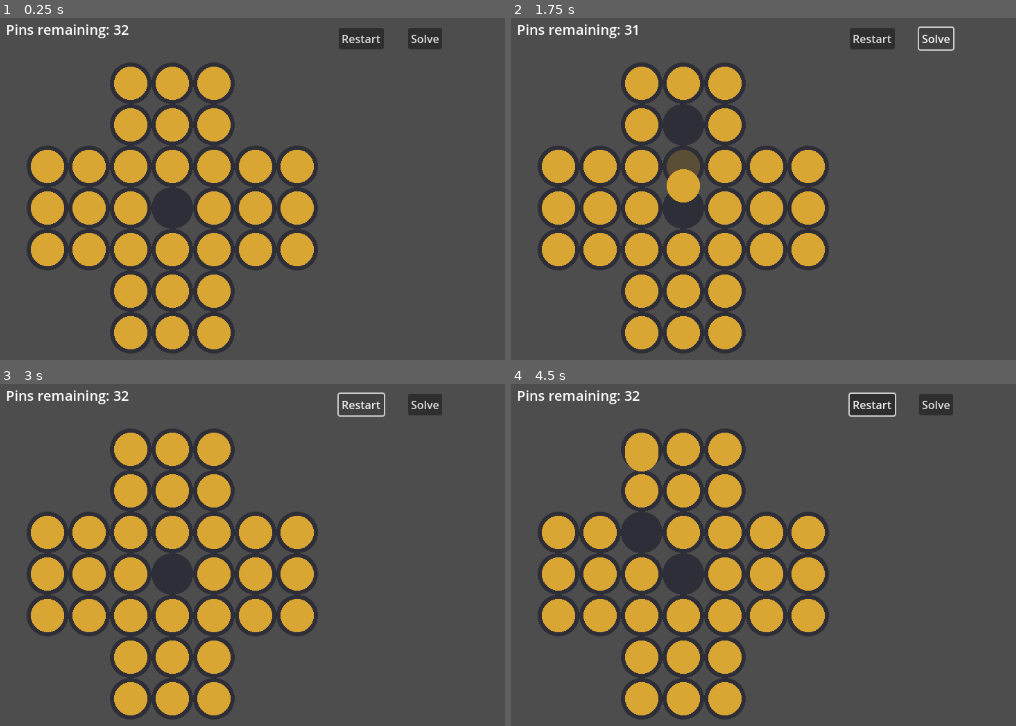
Above: before the commit, frames 1-4 (two rows, left to right).
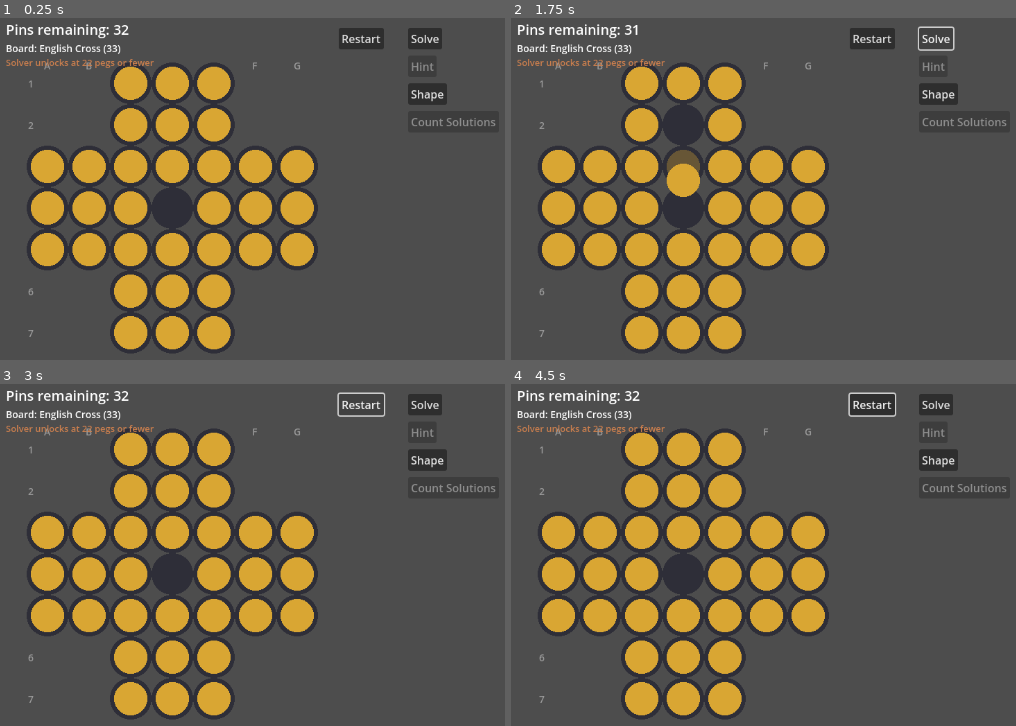
Above: after the commit, the same moments.

Repository: LucasHT22/solitaire-lucas
Game: Godot game, scene res://main.tscn
Two runs of this game, one before a commit and one after it. Both use one fixed random seed, a clock stepped at 60 frames per second and the inputs below.
Inputs (mouse positions are in pixels of both pictures, inside the frame that each line leads up to):
- Up to frame 1 (0.25 s): no input
- Up to frame 2 (1.75 s): click "Restart" at 0.5 s; click "Solve" at 1.25 s
- Up to frame 3 (3 s): click (429, 459) at 2 s, where only the run after the commit has a clickable "Shape"; click "Restart" at 2.75 s
- Up to frame 4 (4.5 s): click "Restart" at 3.5 s; tap Enter at 4.25 s; move the mouse to (outside the picture) at 4.27 s; hold Right from 4.28 s (still down); tap R at 4.35 s; click (outside the picture) at 4.42 s

The runs differ from the first frame. In frame 1, 1.3% of the frame differs, in the area x 1-99%, y 7-94%; in frame 2, 1.5%; in frame 3, 1.3%; in frame 4, 1.9%.

Commit message:
feat feat feat

Diff:
--- a/solitaire-lucas/main.gd
+++ b/solitaire-lucas/main.gd
@@ -1,14 +1,23 @@
 extends Node2D
+
+enum { SHAPE_ENGLISH, SHAPE_EUROPEAN, SHAPE_FULL }
+const SHAPE_NAMES = ["English Cross (33)", "European Cross (37)", "Full Square (49)"]
 
 const GRID_SIZE: int = 7
 const CELL: int = 60
 const RADIUS: int = 24
 const OFFSET: Vector2 = Vector2(80, 100)
 const JUMP_DURATION: float = 0.25
+const SOLVER_PEG_THRESHOLD: int = 22
+
+@onready var hint_button: Button = $HintButton
+@onready var count_button: Button = $CountButton
+@onready var solve_button: Button = $SolveButton
 
 var board: Array = []
 var selected = null
 var game_over_message: String = ""
+var board_shape: int = SHAPE_ENGLISH
 
 var animating: bool = false
 var anim_from: Vector2i
@@ -21,15 +30,27 @@
 var cell_index: Dictionary = {}
 var solver_moves: Array = []
 var solver_failed_cache: Dictionary = {}
+var solution_count_cache: Dictionary = {}
+
+var hint_move = null
 
 func _ready() -> void:
 	init_board()
 	build_solver_data()
+	update_solver_buttons()
 	queue_redraw()
 
 func _draw() -> void:
 	var font = ThemeDB.fallback_font
 	draw_string(font, Vector2(20, 30), "Pins remaining: %d" % count_pegs(), HORIZONTAL_ALIGNMENT_CENTER, -1, 20)
+	draw_string(font, Vector2(20, 55), "Board: %s" % SHAPE_NAMES[board_shape], HORIZONTAL_ALIGNMENT_CENTER, -1, 14)
+
+	for c in range(GRID_SIZE):
+		var label = char(65 + c)
+		draw_string(font, OFFSET + Vector2(c * CELL - 5, -20), label, HORIZONTAL_ALIGNMENT_LEFT, -1, 14, Color(0.6, 0.6, 0.6))
+	for r in range(GRID_SIZE):
+		var label = str(r + 1)
+		draw_string(font, OFFSET + Vector2(-28, r * CELL + 6), label, HORIZONTAL_ALIGNMENT_LEFT, -1, 14, Color(0.6, 0.6, 0.6))
 
 	for r in range(GRID_SIZE):
 		for c in range(GRID_SIZE):
@@ -52,6 +73,13 @@
 			var pos = OFFSET + Vector2(dest.x * CELL, dest.y * CELL)
 			draw_arc(pos, RADIUS + 3, 0, TAU, 32, Color(0.3, 0.9, 0.4), 3.0)
 
+	if hint_move != null:
+		var hf = OFFSET + Vector2(hint_move.from.x * CELL, hint_move.from.y * CELL)
+		var ht = OFFSET + Vector2(hint_move.to.x * CELL, hint_move.to.y * CELL)
+		draw_arc(hf, RADIUS + 5, 0, TAU, 32, Color(0.3, 0.6, 1.0), 3.0)
+		draw_arc(ht, RADIUS + 5, 0, TAU, 32, Color(0.3, 0.6, 1.0), 3.0)
+		draw_line(hf, ht, Color(0.3, 0.6, 1.0, 0.6), 2.0)
+
 	if animating:
 		var from_pos = OFFSET + Vector2(anim_from.x * CELL, anim_from.y * CELL)
 		var to_pos = OFFSET + Vector2(anim_to.x * CELL, anim_to.y * CELL)
@@ -60,6 +88,9 @@
 
 		var mid_pos = OFFSET +Vector2(anim_mid.x * CELL, anim_mid.y * CELL)
 		draw_circle(mid_pos, RADIUS, Color(0.85, 0.65, 0.2, 1.0 - anim_progress))
+
+	if count_pegs() > SOLVER_PEG_THRESHOLD:
+		draw_string(font, Vector2(20, 75), "Solver unlocks at %d pegs or fewer" % SOLVER_PEG_THRESHOLD, HORIZONTAL_ALIGNMENT_LEFT, -1, 13, Color(0.8, 0.5, 0.3))
 
 	if game_over_message != "":
 		draw_string(font, Vector2(20, 600), game_over_message, HORIZONTAL_ALIGNMENT_CENTER, -1, 20)
@@ -81,6 +112,11 @@
 	elif event is InputEventKey and event.pressed and event.keycode == KEY_R:
 		restart_game()
 
+func update_solver_buttons() -> void:
+	var enabled = count_pegs() <= SOLVER_PEG_THRESHOLD
+	hint_button.disabled = not enabled
+	count_button.disabled = not enabled
+
 func try_move(from: Vector2i, to: Vector2i) -> bool:
 	if board[to.y][to.x] != 0:
 		return false
@@ -109,6 +145,7 @@
 func handle_click(cell: Vector2i) -> void:
 	var c = cell.x
 	var r = cell.y
+	hint_move = null
 
 	if selected == null:
 		if board[r][c] == 1:
@@ -145,9 +182,19 @@
 	board[3][3] = 0
 
 func is_valid_cell(r: int, c: int) -> bool:
-	if r < 2 or r > 4:
-		return c >= 2 and c <= 4
-	return true
+	match board_shape:
+		SHAPE_ENGLISH:
+			if r < 2 or r > 4:
+				return c >= 2 and c <= 4
+			return true
+		SHAPE_EUROPEAN:
+			var width_by_row = [3, 5, 7, 7, 7, 5, 3]
+			var w = width_by_row[r]
+			var start = int((GRID_SIZE - w) / 2.0)
+			return c >= start and c < start + w
+		SHAPE_FULL:
+			return true
+	return false
 
 func count_pegs() -> int:
 	var pegs = 0
@@ -202,7 +249,10 @@
 	game_over_message = ""
 	animating = false
 	solving = false
+	hint_move = null
 	solver_failed_cache.clear()
+	solution_count_cache.clear()
+	update_solver_buttons()
 	queue_redraw()
 
 func start_jump_animation() -> void:
@@ -218,6 +268,7 @@
 
 func _on_anim_finished() -> void:
 	animating = false
+	update_solver_buttons()
 	queue_redraw()
 	check_game_over()
 
@@ -227,13 +278,28 @@
 func _on_solve_button_pressed() -> void:
 	if animating or solving:
 		return
+	hint_move = null
+
 	var mask = board_to_bitmask()
+	var pegs = count_pegs()
+
+	if pegs > SOLVER_PEG_THRESHOLD:
+		game_over_message = "Solving %d pegs - this may take a moment..." % pegs
+		solve_button.disabled = true
+		queue_redraw()
+		await get_tree().process_frame
+		await get_tree().process_frame
+
 	solver_failed_cache.clear()
 	var solution = solve_from(mask)
+
+	solve_button.disabled = false
+
 	if solution == null:
 		game_over_message = "No possible solution."
 		queue_redraw()
 		return
+
 	game_over_message = ""
 	play_solution(solution)
 
@@ -275,7 +341,7 @@
 		m >>= 1
 	return count
 
-func solve_from(mask: int):
+func solve_from(mask: int) -> Variant:
 	if count_bits(mask) == 1:
 		return []
 	if solver_failed_cache.has(mask):
@@ -299,6 +365,27 @@
 	solver_failed_cache[mask] = true
 	return null
 
+func count_solutions(mask: int) -> int:
+	if count_bits(mask) == 1:
+		return 1
+	if solution_count_cache.has(mask):
+		return solution_count_cache[mask]
+
+	var total = 0
+	for move in solver_moves:
+		var from_bit = 1 << move.from
+		var mid_bit = 1 << move.mid
+		var to_bit = 1 << move.to
+		if (mask & from_bit) != 0 and (mask & mid_bit) != 0 and (mask & to_bit) == 0:
+			var new_mask = mask
+			new_mask &= ~from_bit
+			new_mask &= ~mid_bit
+			new_mask |= to_bit
+			total += count_solutions(new_mask)
+
+	solution_count_cache[mask] = total
+	return total
+
 func play_solution(moves: Array) -> void:
 	solving = true
 	for move in moves:
@@ -316,3 +403,41 @@
 	selected = null
 	solving = false
 	queue_redraw()
+
+
+func _on_hint_button_pressed() -> void:
+	if animating or solving:
+		return
+	var mask = board_to_bitmask()
+	solver_failed_cache.clear()
+	var solution = solve_from(mask)
+	if solution == null or solution.size() == 0:
+		game_over_message = "No hint from here."
+		queue_redraw()
+		return
+	var first_move = solution[0]
+	hint_move = {
+		"from": valid_cells[first_move.from],
+		"to": valid_cells[first_move.to]
+	}
+	selected = null
+	queue_redraw()
+
+
+func _on_shape_button_pressed() -> void:
+	if animating or solving:
+		return
+
+	board_shape = (board_shape + 1) % SHAPE_NAMES.size()
+	build_solver_data()
+	restart_game()
+
+
+func _on_count_button_pressed() -> void:
+	if animating or solving:
+		return
+	var mask = board_to_bitmask()
+	solution_count_cache.clear()
+	var total = count_solutions(mask)
+	game_over_message = "Distinct solutions from here: %d" % total
+	queue_redraw()
--- a/solitaire-lucas/main.tscn
+++ b/solitaire-lucas/main.tscn
@@ -19,5 +19,29 @@
 offset_bottom = 51.0
 text = "Solve"
 
+[node name="HintButton" type="Button" parent="."]
+offset_left = 600.0
+offset_top = 60.0
+offset_right = 608.0
+offset_bottom = 68.0
+text = "Hint"
+
+[node name="ShapeButton" type="Button" parent="."]
+offset_left = 600.0
+offset_top = 100.0
+offset_right = 656.0
+offset_bottom = 131.0
+text = "Shape"
+
+[node name="CountButton" type="Button" parent="."]
+offset_left = 600.0
+offset_top = 140.0
+offset_right = 608.0
+offset_bottom = 148.0
+text = "Count Solutions"
+
 [connection signal="pressed" from="RestartButton" to="." method="_on_restart_button_pressed"]
 [connection signal="pressed" from="SolveButton" to="." method="_on_solve_button_pressed"]
+[connection signal="pressed" from="HintButton" to="." method="_on_hint_button_pressed"]
+[connection signal="pressed" from="ShapeButton" to="." method="_on_shape_button_pressed"]
+[connection signal="pressed" from="CountButton" to="." method="_on_count_button_pressed"]
